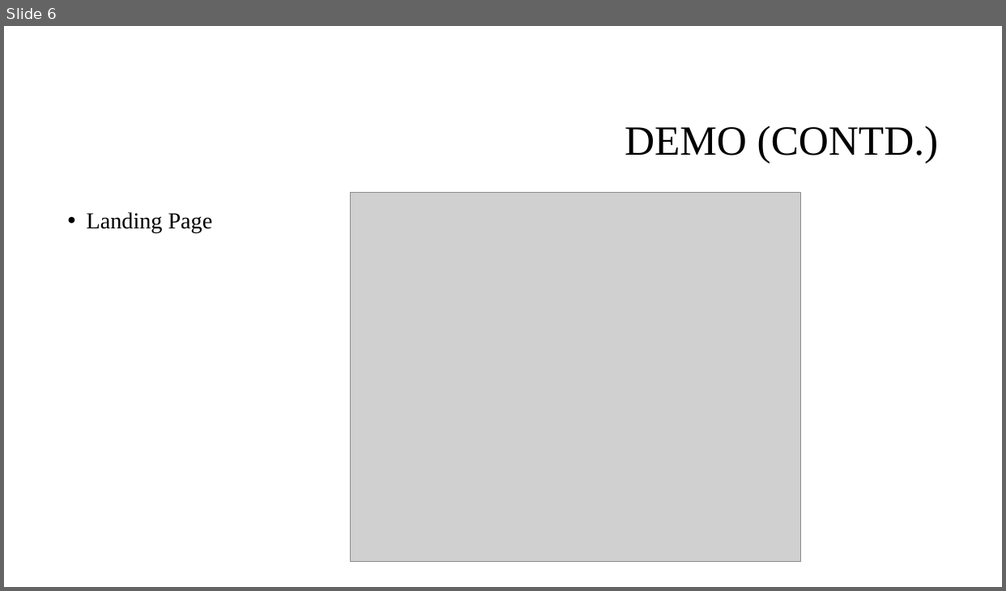
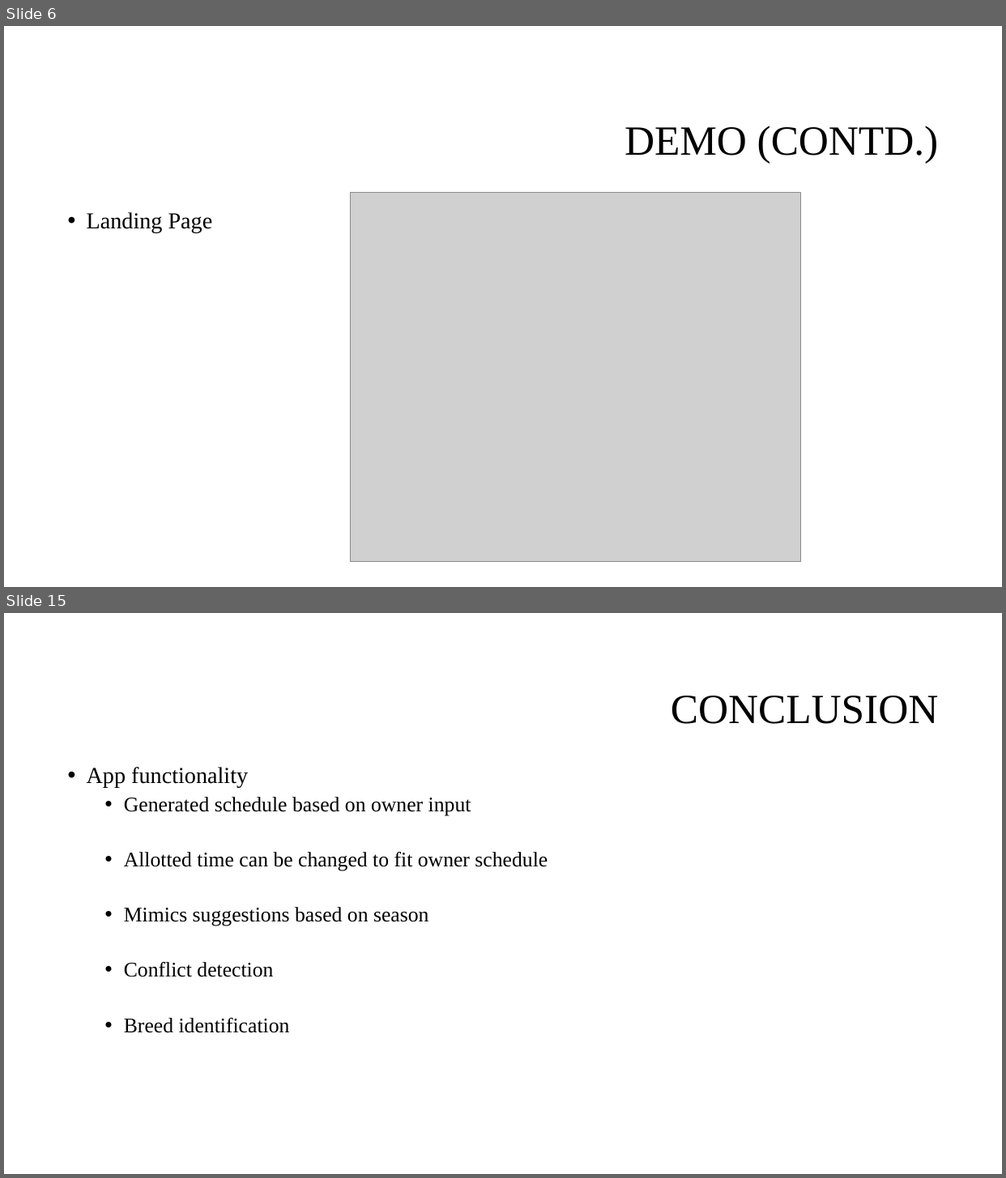
Before and after one commit to nancyAfycodes/applied-ai-system-pawpal-project, a slide deck: assets/pawpal_demo.pptx. Shown one above the other, each under a label of ours: slide 6 before the commit, slides 6 and 15 after it; the slides between them are not shown. The pictures are 1006x591 and 1006x1178 pixels, drawn with LibreOffice and Linux fonts; fonts in the diff are those of the drawing; grey boxes stand for pictures; background and template pictures are left out. Boxes give left, top, right and bottom in pixels: in the first picture for what was removed or moved away, otherwise in the second. Text is boxed around its words. In the diff, an @@ line names an element or a change of style, - is before the commit and + after.

Commit message:
updated files
log and ppt files updated

```diff
--- a/assets/pawpal_demo.pptx
+++ b/assets/pawpal_demo.pptx
@@ slide 15 added at box(4, 613, 1002, 1174), background #FFFFFF @@
@@ title added at box(671, 696, 938, 724), 40 pt, text #000000 @@
+CONCLUSION
@@ text added at box(87, 767, 548, 1033), 20 pt, text #000000 @@
+• App functionality
+  • Generated schedule based on owner input
+  • Allotted time can be changed to fit owner schedule
+  • Mimics suggestions based on season
+  • Conflict detection
+  • Breed identification
```
Also in this commit, not shown: 1 slide changed, 8 other slides added, 1 slide removed, 2 other files.
